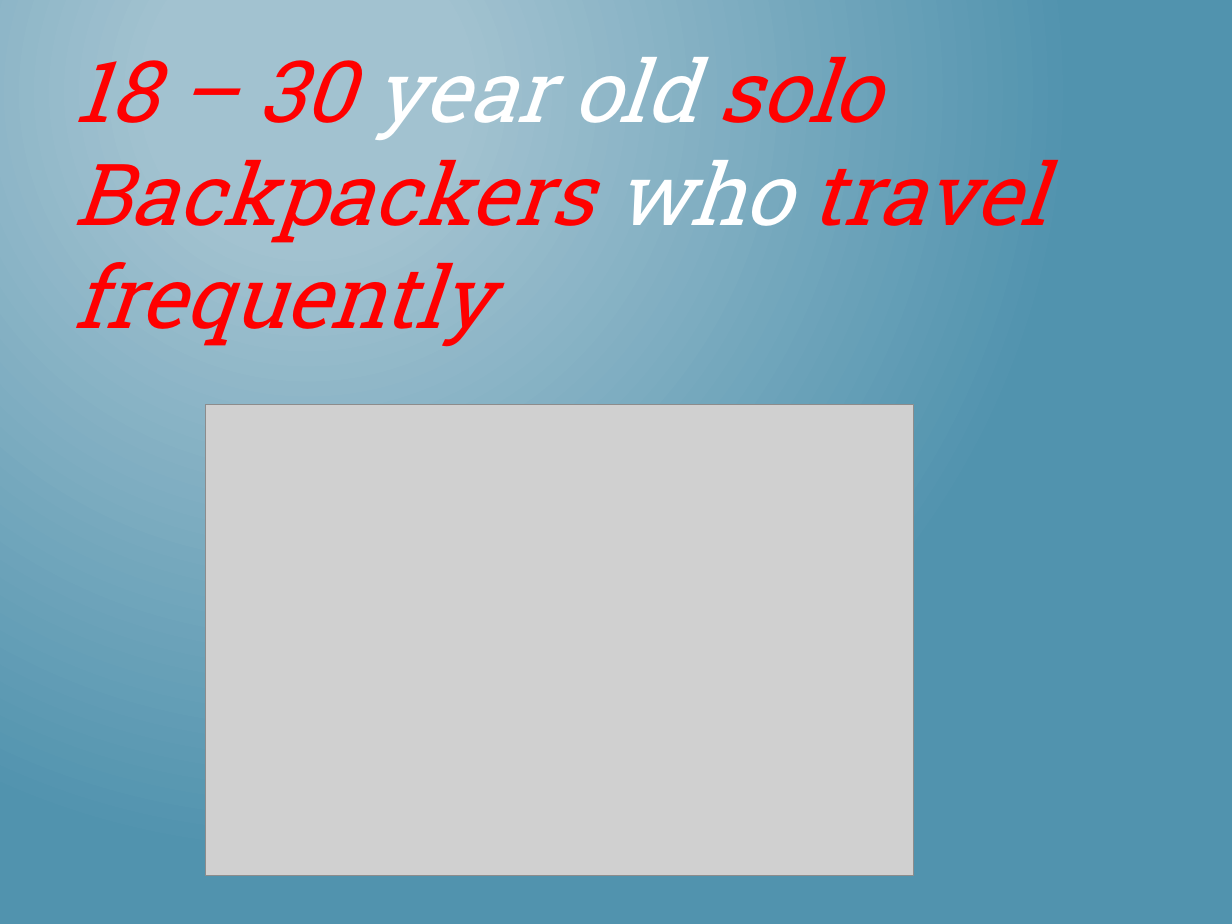
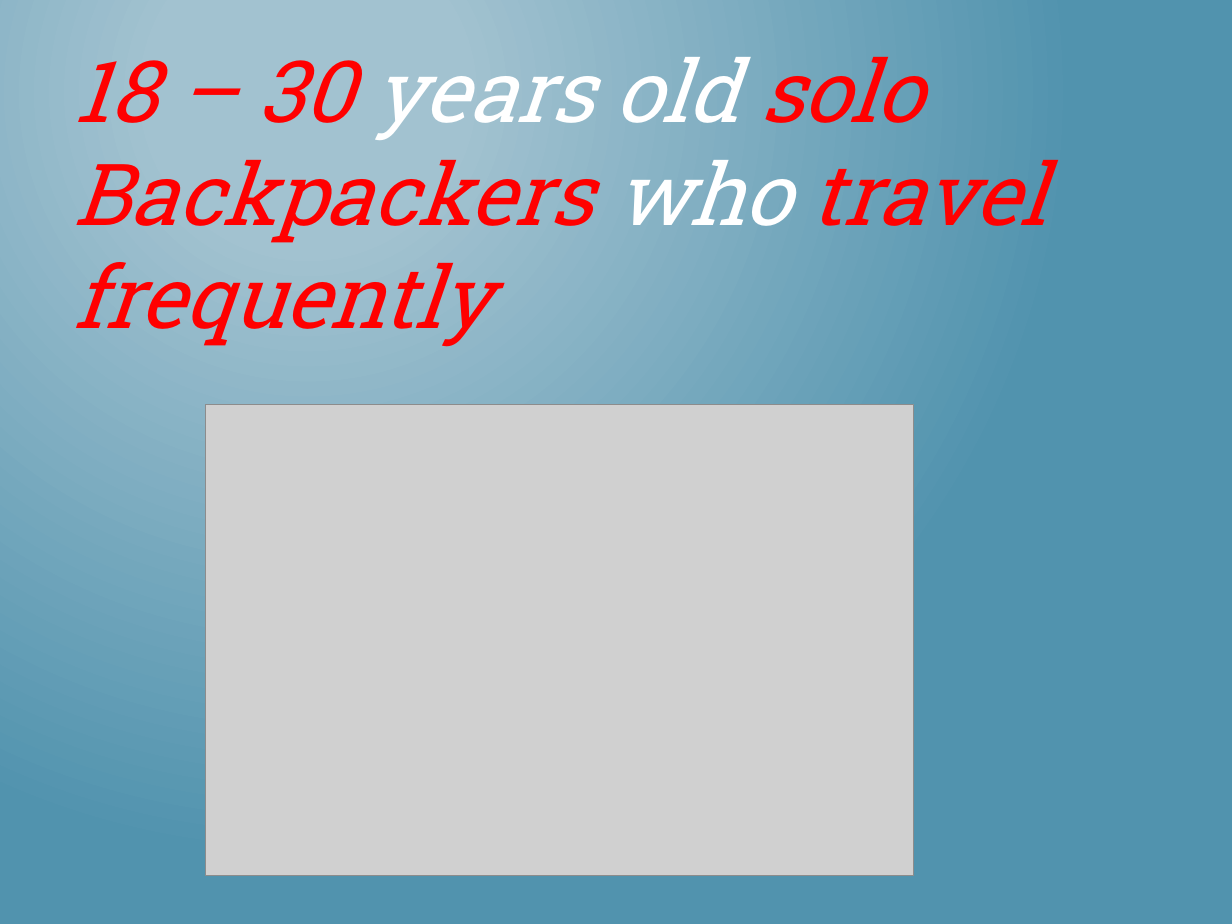
Before and after one commit to nikopj/Traveler-SCD, a slide deck: slide 3 of Traveler-SCD Midterm Presentation.pptx. Drawn at 1232x924 pixels with LibreOffice and Linux fonts; fonts in the diff are those of the drawing; grey boxes stand for pictures. Boxes give left, top, right and bottom in pixels: in the first picture for what was removed or moved away, otherwise in the second. Text is boxed around its words. In the diff, an @@ line names an element or a change of style, - is before the commit and + after.

Commit message:
Minor update
Minor update

```diff
--- a/Traveler-SCD Midterm Presentation.pptx
+++ b/Traveler-SCD Midterm Presentation.pptx
@@ text at (x1=74, y1=57, x2=1046, y2=347): text changed @@
-18 – 30 year old solo Backpackers who travel frequently
+18 – 30 years old solo Backpackers who travel frequently
```
Also in this commit, not shown: 5 other slides changed.
